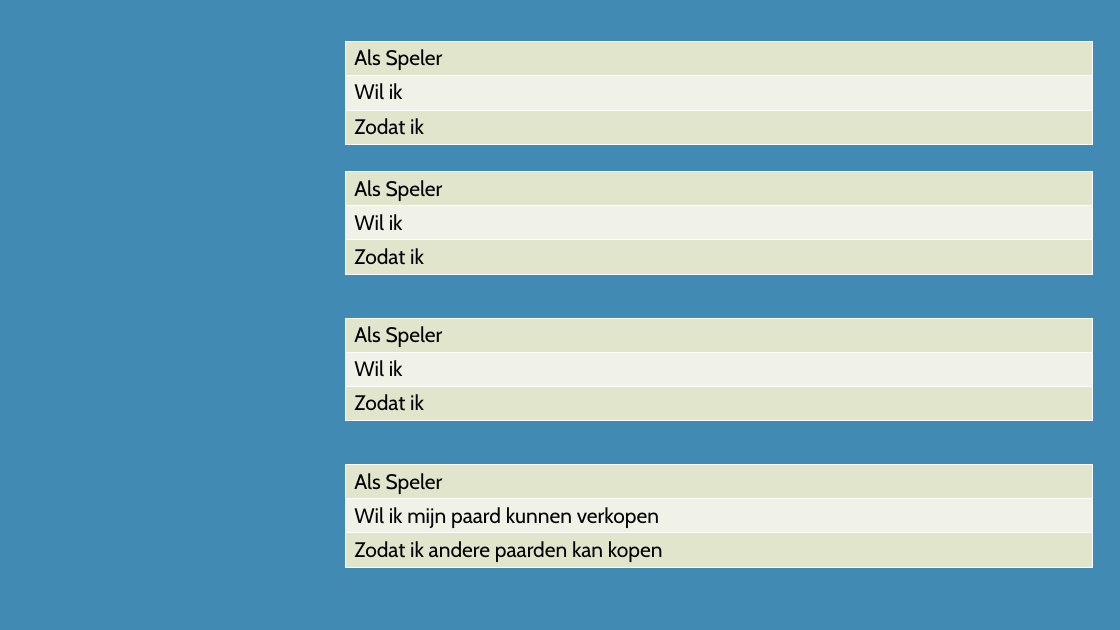
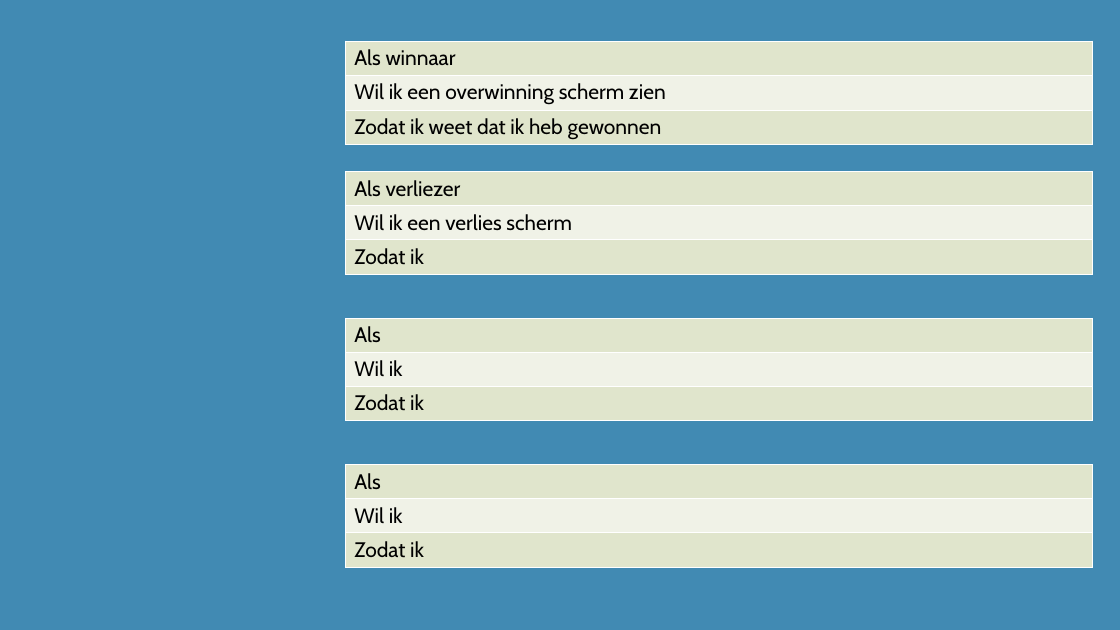
Before and after one commit to DiangeloHaaze/paardenrace, a slide deck: slide 2 of UserStories.pptx. Drawn at 1120x630 pixels with LibreOffice and Linux fonts; fonts in the diff are those of the drawing. Boxes give left, top, right and bottom in pixels: in the first picture for what was removed or moved away, otherwise in the second. Text is boxed around its words. In the diff, an @@ line names an element or a change of style, - is before the commit and + after.

Commit message:
V1.1.5.5

```diff
--- a/UserStories.pptx
+++ b/UserStories.pptx
@@ table at (346,41,1093,145) @@
-row 1, column 1: Als Speler
+row 1, column 1: Als winnaar
-row 2, column 1: Wil ik
+row 2, column 1: Wil ik een overwinning scherm zien
-row 3, column 1: Zodat ik
+row 3, column 1: Zodat ik weet dat ik heb gewonnen
@@ table at (346,172,1093,275) @@
-row 1, column 1: Als Speler
+row 1, column 1: Als verliezer
-row 2, column 1: Wil ik
+row 2, column 1: Wil ik een verlies scherm
@@ table at (346,318,1093,421) @@
-row 1, column 1: Als Speler
+row 1, column 1: Als
@@ table at (346,465,1093,567) @@
-row 1, column 1: Als Speler
+row 1, column 1: Als
-row 2, column 1: Wil ik mijn paard kunnen verkopen
+row 2, column 1: Wil ik
-row 3, column 1: Zodat ik andere paarden kan kopen
+row 3, column 1: Zodat ik
```
